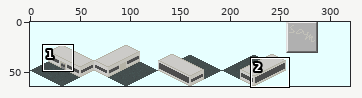
Two versions of one sprite sheet, source/Simple_Station_Sample.png. The picture above shows the old version from afar; the outline marks the close-up.
Close-up. Before:
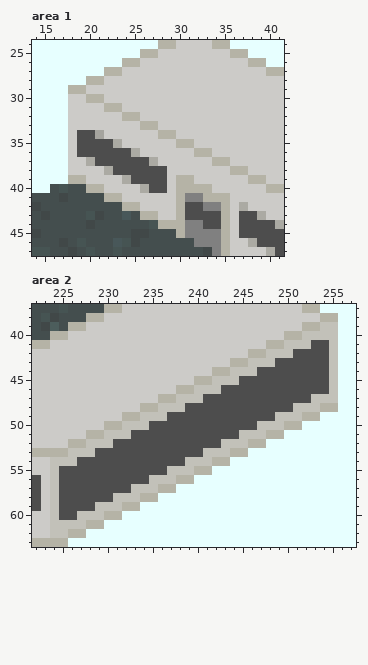
The file is 320x64 pixels. Colours within 5 levels of each other are drawn and written as one. Shown: area 1: x 14..41, y 24..47; area 2: x 222..257, y 37..63.
After the commit:
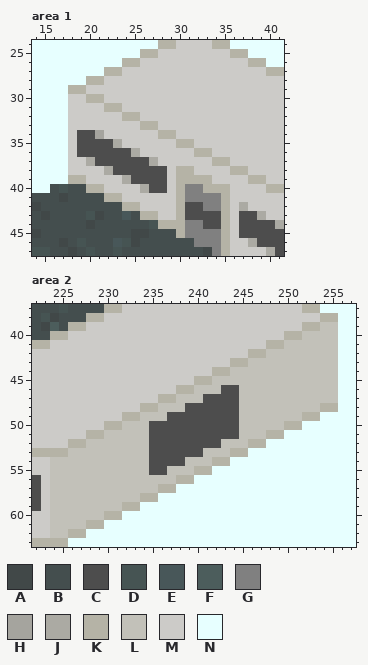
Palette (. is transparent): A #414848  B #444e4e  C #4d4d4d  D #465453  E #485759  F #4c5d5c  G #808080  H #a5a49e  J #abaaa3  K #b5b3a6  L #c2c1b9  M #cccbc8  N #e7ffff
The edit:
--- area 1
@@ x 28..37 @@
 37 MMMMMMKKMM
-38 CMMMMMMMKK
-39 CMKKMMMMMM
-40 CMKKKKMMMM
-41 MMKGGKKKMM
+38 CMKKMMMMKK
+39 CMKKKKMMMM
+40 CMKGGKKKMM
+41 MMKGGGGKMM
 42 MMKCCGGKMJ
--- area 2
@@ x 222..257 @@
 40 BBKKMMMMMMMMMMMMMMMMMMMMMMMMKKLLLLNN
-41 KKMMMMMMMMMMMMMMMMMMMMMMMMKKLLLCCLNN
-42 MMMMMMMMMMMMMMMMMMMMMMMMKKLLLCCCCLNN
-43 MMMMMMMMMMMMMMMMMMMMMMKKLLLCCCCCCLNN
-44 MMMMMMMMMMMMMMMMMMMMKKLLLCCCCCCCCLNN
-45 MMMMMMMMMMMMMMMMMMKKLLLCCCCCCCCCCLNN
-46 MMMMMMMMMMMMMMMMKKLLLCCCCCCCCCCCCLNN
-47 MMMMMMMMMMMMMMKKLLLCCCCCCCCCCCCLLLNN
-48 MMMMMMMMMMMMKKLLLCCCCCCCCCCCCLLLKKNN
-49 MMMMMMMMMMKKLLLCCCCCCCCCCCCLLLKKNNNN
-50 MMMMMMMMKKLLLCCCCCCCCCCCCLLLKKNNNNNN
-51 MMMMMMKKLLLCCCCCCCCCCCCLLLKKNNNNNNNN
-52 MMMMKKLLLCCCCCCCCCCCCLLLKKNNNNNNNNNN
-53 KKKKLLLCCCCCCCCCCCCLLLKKNNNNNNNNNNNN
-54 MMLLLCCCCCCCCCCCCLLLKKNNNNNNNNNNNNNN
-55 MMLCCCCCCCCCCCCLLLKKNNNNNNNNNNNNNNNN
-56 CMLCCCCCCCCCCLLLKKNNNNNNNNNNNNNNNNNN
-57 CMLCCCCCCCCLLLKKNNNNNNNNNNNNNNNNNNNN
-58 CMLCCCCCCLLLKKNNNNNNNNNNNNNNNNNNNNNN
-59 CMLCCCCLLLKKNNNNNNNNNNNNNNNNNNNNNNNN
-60 MMLCCLLLKKNNNNNNNNNNNNNNNNNNNNNNNNNN
+41 KKMMMMMMMMMMMMMMMMMMMMMMMMKKLLLLLLNN
+42 MMMMMMMMMMMMMMMMMMMMMMMMKKLLLLLLLLNN
+43 MMMMMMMMMMMMMMMMMMMMMMKKLLLLLLLLLLNN
+44 MMMMMMMMMMMMMMMMMMMMKKLLLLLLLLLLLLNN
+45 MMMMMMMMMMMMMMMMMMKKLLLLLLLLLLLLLLNN
+46 MMMMMMMMMMMMMMMMKKLLLCCLLLLLLLLLLLNN
+47 MMMMMMMMMMMMMMKKLLLCCCCLLLLLLLLLLLNN
+48 MMMMMMMMMMMMKKLLLCCCCCCLLLLLLLLLKKNN
+49 MMMMMMMMMMKKLLLCCCCCCCCLLLLLLLKKNNNN
+50 MMMMMMMMKKLLLCCCCCCCCCCLLLLLKKNNNNNN
+51 MMMMMMKKLLLLLCCCCCCCCCCLLLKKNNNNNNNN
+52 MMMMKKLLLLLLLCCCCCCCCLLLKKNNNNNNNNNN
+53 KKKKLLLLLLLLLCCCCCCLLLKKNNNNNNNNNNNN
+54 MMLLLLLLLLLLLCCCCLLLKKNNNNNNNNNNNNNN
+55 MMLLLLLLLLLLLCCLLLKKNNNNNNNNNNNNNNNN
+56 CMLLLLLLLLLLLLLLKKNNNNNNNNNNNNNNNNNN
+57 CMLLLLLLLLLLLLKKNNNNNNNNNNNNNNNNNNNN
+58 CMLLLLLLLLLLKKNNNNNNNNNNNNNNNNNNNNNN
+59 CMLLLLLLLLKKNNNNNNNNNNNNNNNNNNNNNNNN
+60 MMLLLLLLKKNNNNNNNNNNNNNNNNNNNNNNNNNN
 61 MMLLLLKKNNNNNNNNNNNNNNNNNNNNNNNNNNNN
Where, in picture pixels (left, top, right, bottom), the same in both close-ups:
changed: (176, 166, 230, 202)
changed: (239, 340, 329, 430)
changed: (59, 430, 149, 520)
